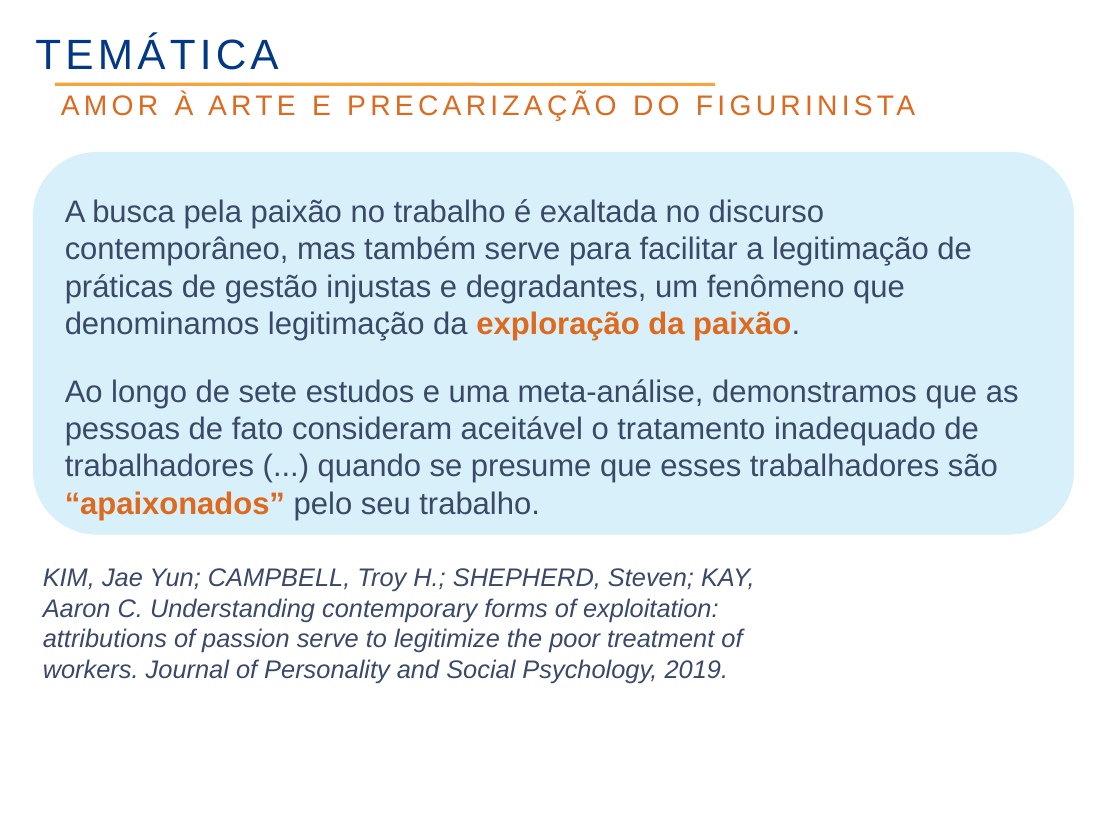
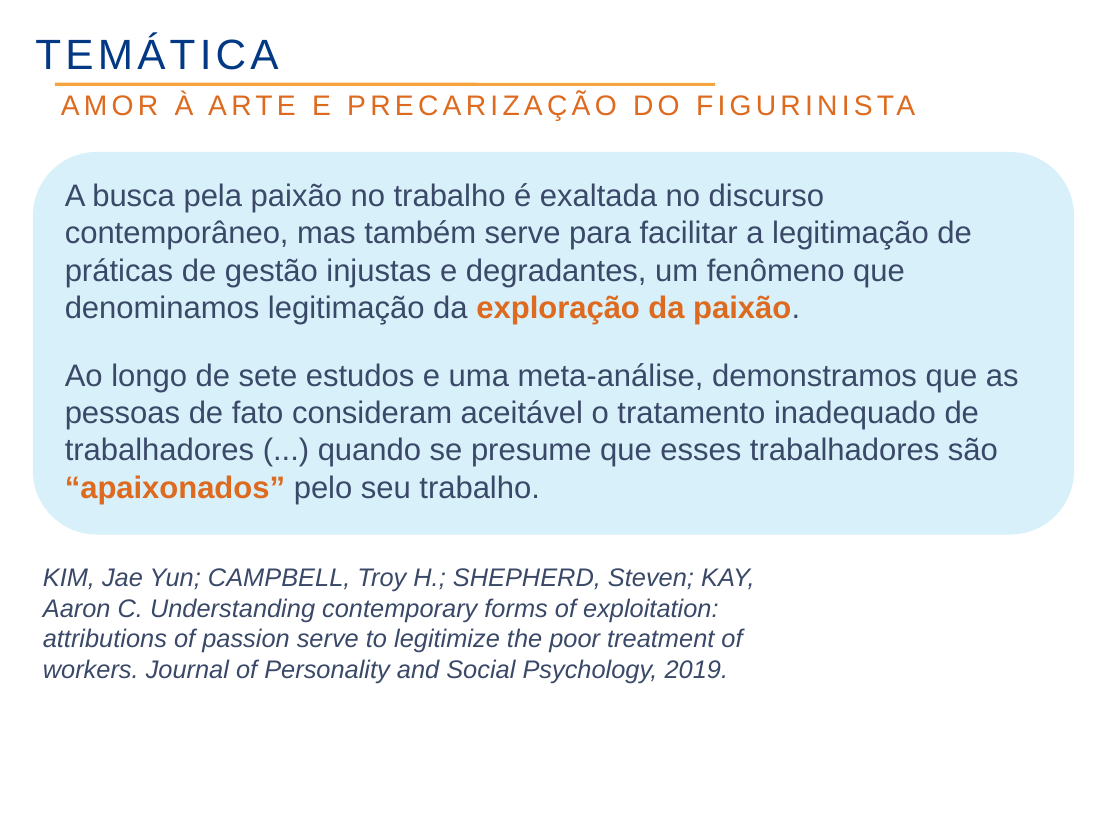
Before and after one commit to rzuquim/pos-rh, a slide deck: slide 2 of 02_abordagens_em_pot/seminario.odp (slide 11 before the commit). Drawn at 1120x840 pixels with LibreOffice and Linux fonts; fonts in the diff are those of the drawing; background and template pictures are left out. Boxes give left, top, right and bottom in pixels: in the first picture for what was removed or moved away, otherwise in the second. Text is boxed around its words. In the diff, an @@ line names an element or a change of style, - is before the commit and + after.

```diff
--- a/02_abordagens_em_pot/seminario.odp
+++ b/02_abordagens_em_pot/seminario.odp
@@ text "A busca pela paixão no ..." rewrapped from <box>65,199,1019,483</box> to <box>65,183,1019,504</box> @@
```
Also in this commit, not shown: 18 other slides changed, 20 slides added, 5 slides removed, 7 other files.
